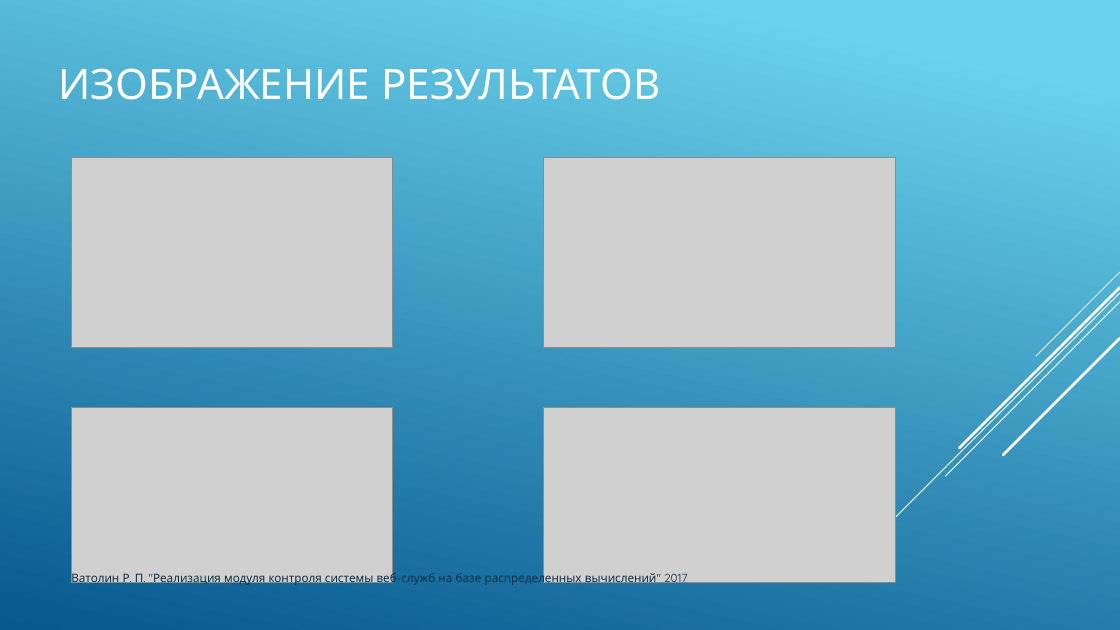
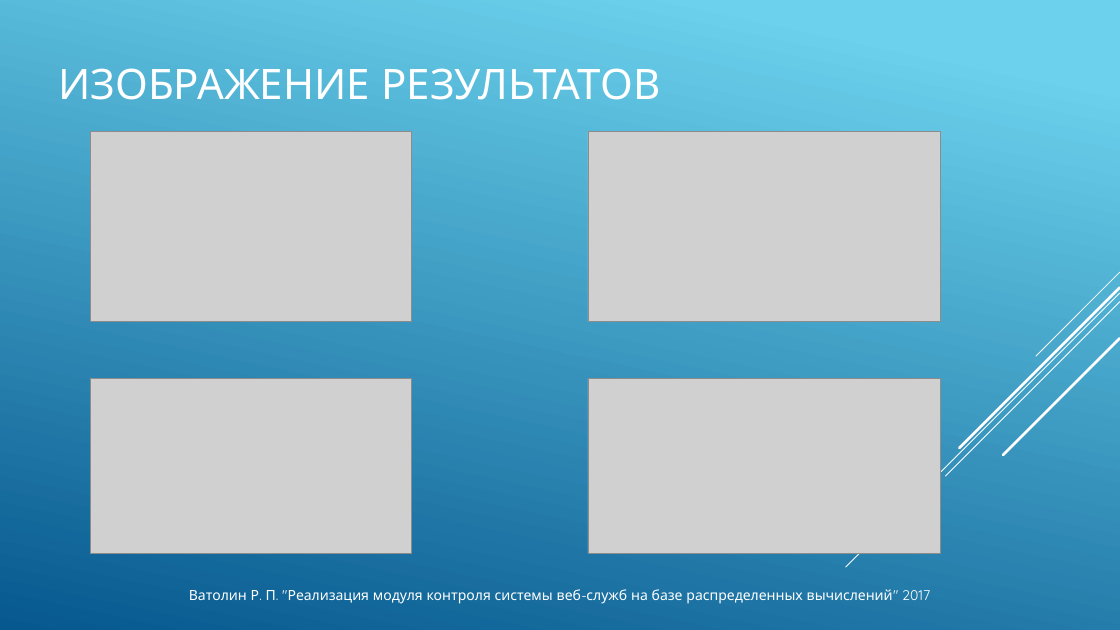
Before and after one commit to vatolinrp/weather-analyzer, a slide deck: slide 11 of docs/VatolinRP.pptx. Drawn at 1120x630 pixels with LibreOffice and Linux fonts; fonts in the diff are those of the drawing; grey boxes stand for pictures. Boxes give left, top, right and bottom in pixels: in the first picture for what was removed or moved away, otherwise in the second. Text is boxed around its words. In the diff, an @@ line names an element or a change of style, - is before the commit and + after.

```diff
--- a/docs/VatolinRP.pptx
+++ b/docs/VatolinRP.pptx
@@ picture: place and size @@
-picture at box(71, 157, 392, 348)
+picture at box(91, 131, 412, 322)
@@ picture: place and size @@
-picture at box(544, 157, 896, 348)
+picture at box(588, 131, 940, 322)
@@ picture: place and size @@
-picture at box(71, 408, 392, 582)
+picture at box(91, 379, 412, 554)
@@ picture: place and size @@
-picture at box(544, 408, 896, 582)
+picture at box(588, 379, 940, 554)
@@ text "Ватолин Р. П. "Реализация модуля ...": place and size @@
-text "Ватолин Р. П. "Реализация модуля ..." at box(71, 571, 687, 586)
+text "Ватолин Р. П. "Реализация модуля ..." at box(189, 589, 930, 604)
@@ text "Ватолин Р. П. "Реализация модуля ..." at box(189, 589, 930, 604): size 10 to 12 pt, text colour #0A304A to #FFFFFF; alignment left to centre @@
```
Also in this commit, not shown: 11 other slides changed.
